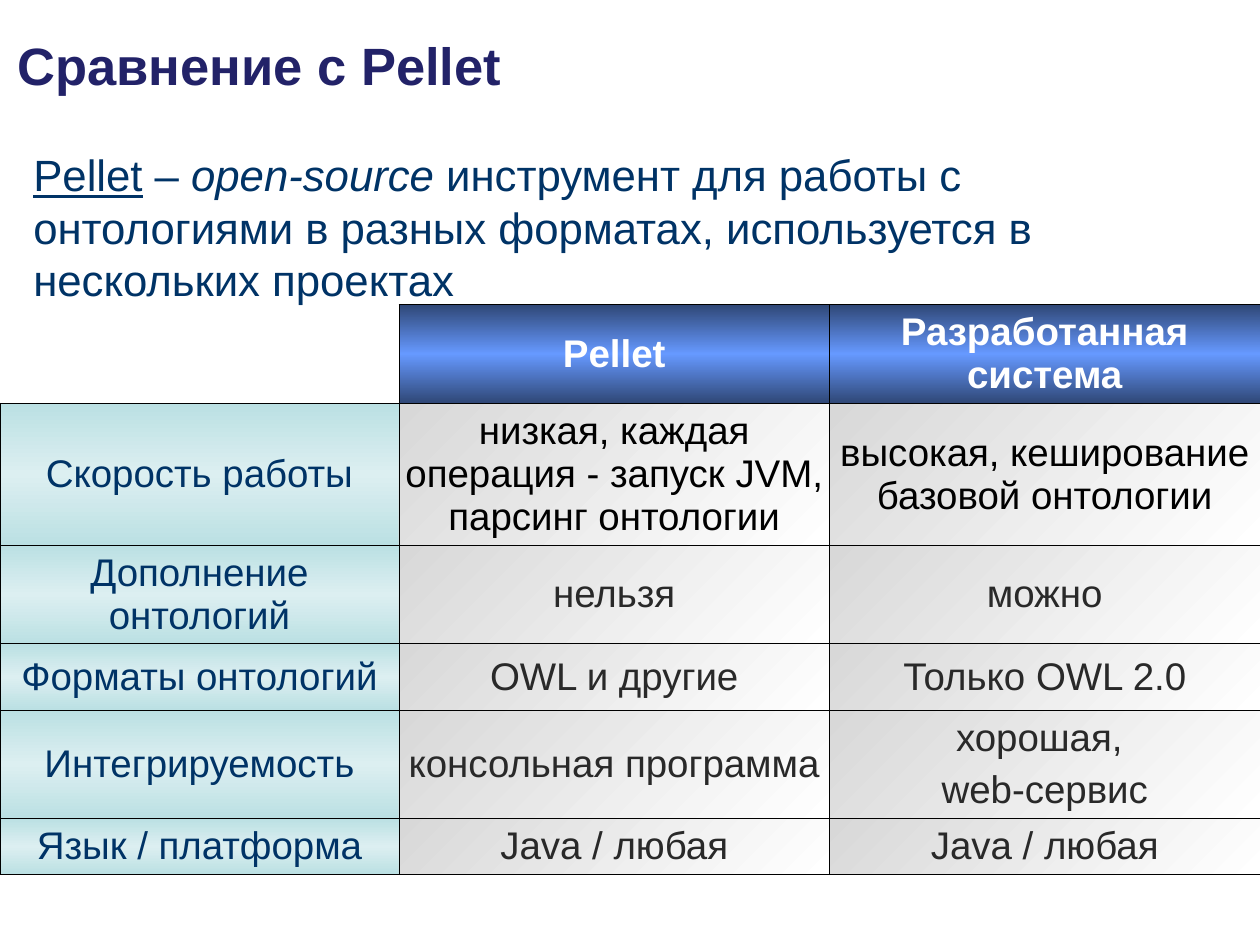
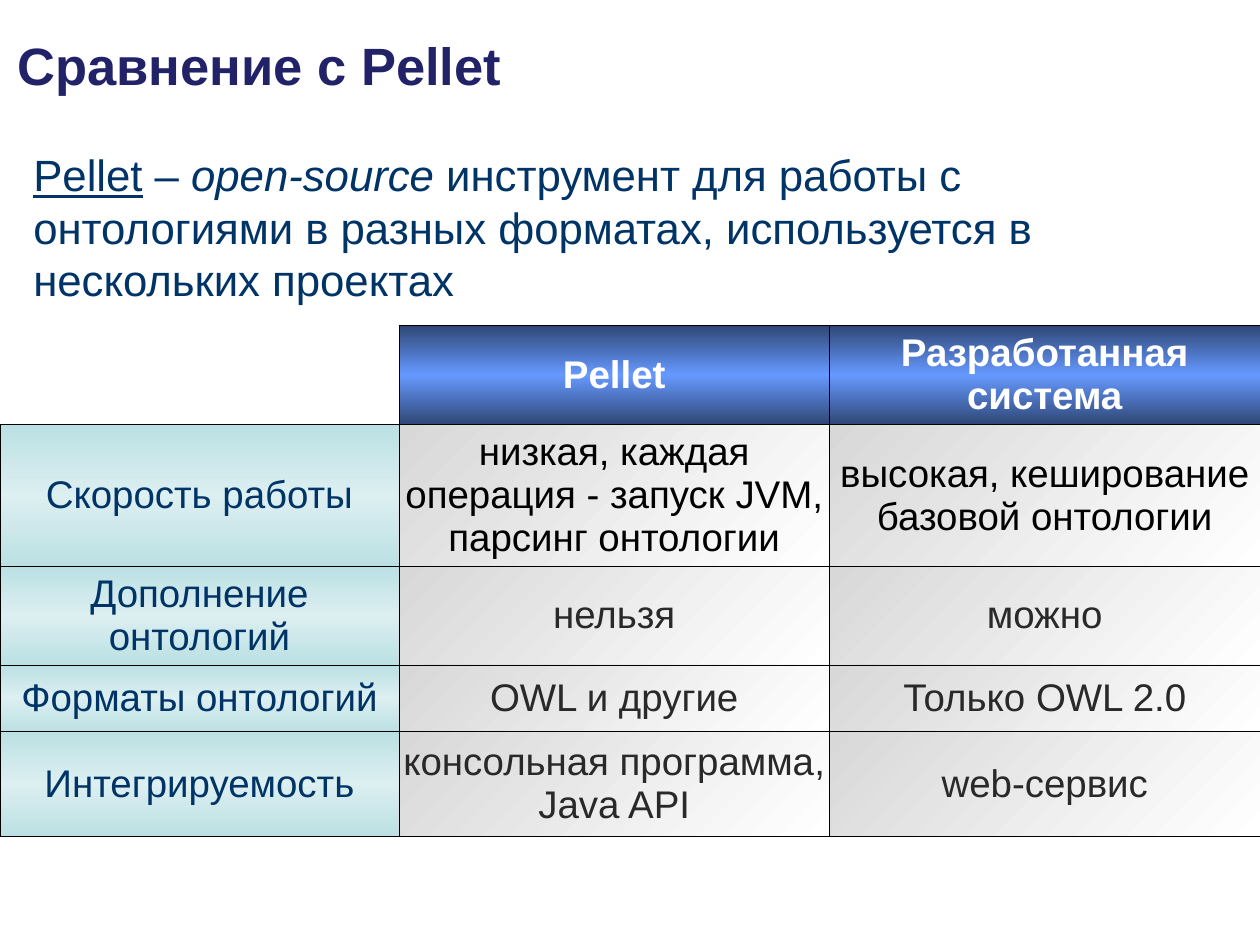
Before and after one commit to podtelkin/NII-NKT, a slide deck: slide 19 of master/master.ppt. Drawn at 1260x945 pixels with LibreOffice and Linux fonts; fonts in the diff are those of the drawing; background and template pictures are left out. Boxes give left, top, right and bottom in pixels: in the first picture for what was removed or moved away, otherwise in the second. Text is boxed around its words. In the diff, an @@ line names an element or a change of style, - is before the commit and + after.

```diff
--- a/master/master.ppt
+++ b/master/master.ppt
@@ table at (0, 325, 1260, 829) @@
-row 5: Интегрируемость | консольная программа | хорошая, / web-сервис
-row 6: Язык / платформа | Java / любая | Java / любая
+row 5: Интегрируемость | консольная программа, Java API | web-сервис
@@ table: place and size @@
-table at (0, 305, 1260, 871)
+table at (0, 325, 1260, 829)
```
Also in this commit, not shown: 12 other slides changed.
